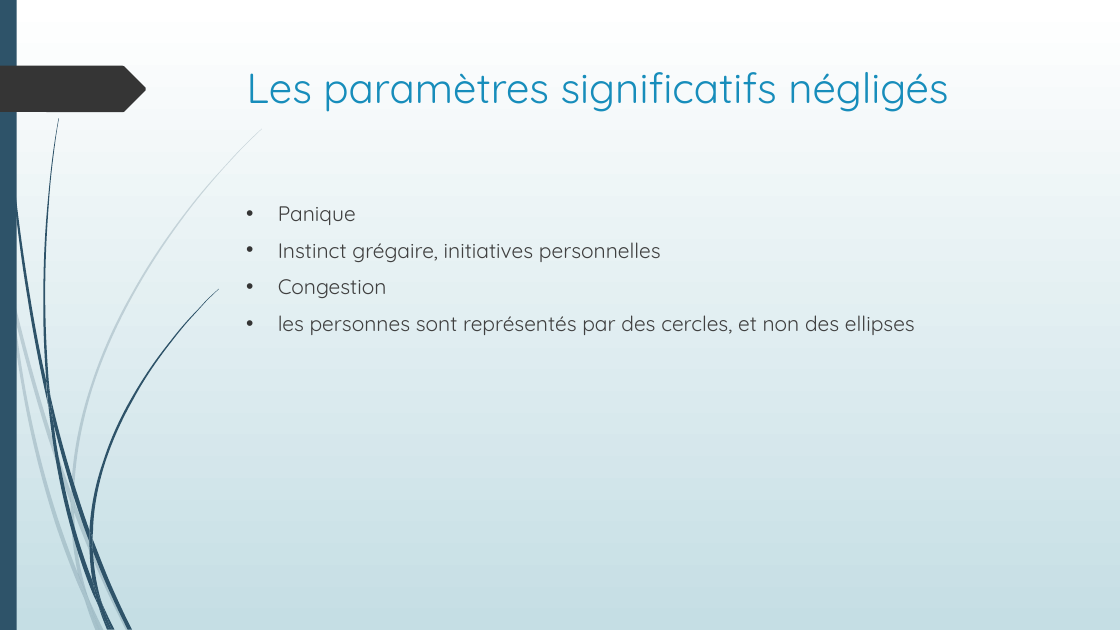
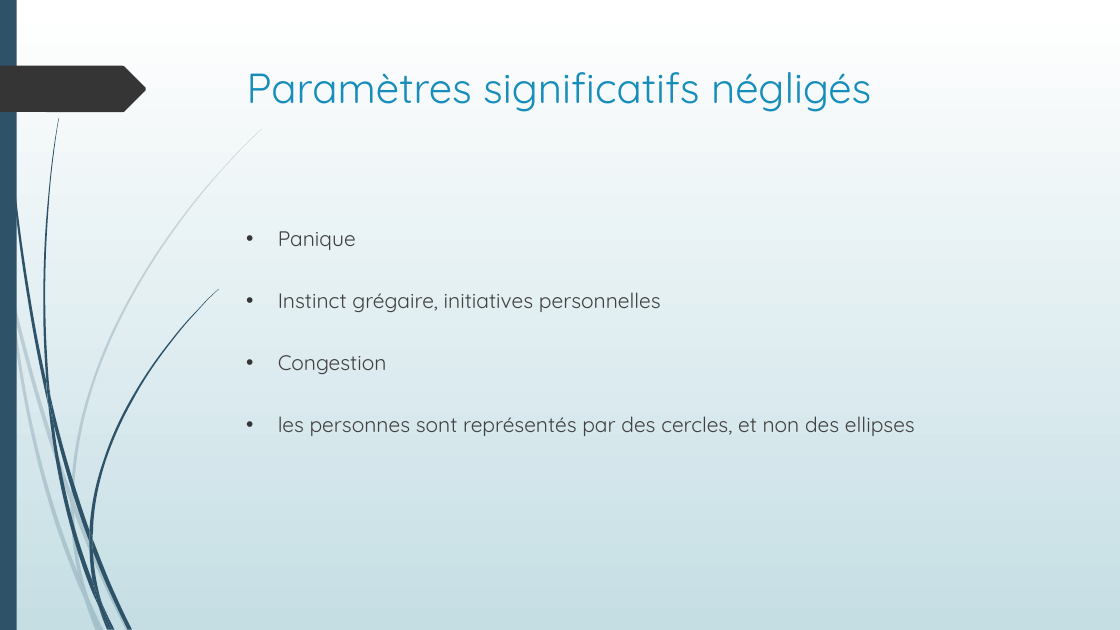
Before and after one commit to Poroing/CrowdDeplacementOptimisation, a slide deck: slide 6 of Présentation/Détermination d'un plan d'évacuation incendie.pptx. Drawn at 1120x630 pixels with LibreOffice and Linux fonts; fonts in the diff are those of the drawing. Boxes give left, top, right and bottom in pixels: in the first picture for what was removed or moved away, otherwise in the second. Text is boxed around its words. In the diff, an @@ line names an element or a change of style, - is before the commit and + after.

```diff
--- a/Présentation/Détermination d'un plan d'évacuation incendie.pptx
+++ b/Présentation/Détermination d'un plan d'évacuation incendie.pptx
@@ title at (247,72,871,112): text changed @@
-Les paramètres significatifs négligés
+Paramètres significatifs négligés
@@ text "Panique" at (278,231,915,436): line spacing 1 to 2 @@
```
Also in this commit, not shown: 12 other slides changed, 14 slides added, 9 slides removed, 11 other files.
